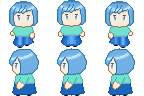
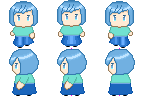
Layered file, before and after one edit (144×96). Changes by layer:
painted on "Drawing" (1st of 6, in "Left_3") over bbox(112, 77, 125, 90)
